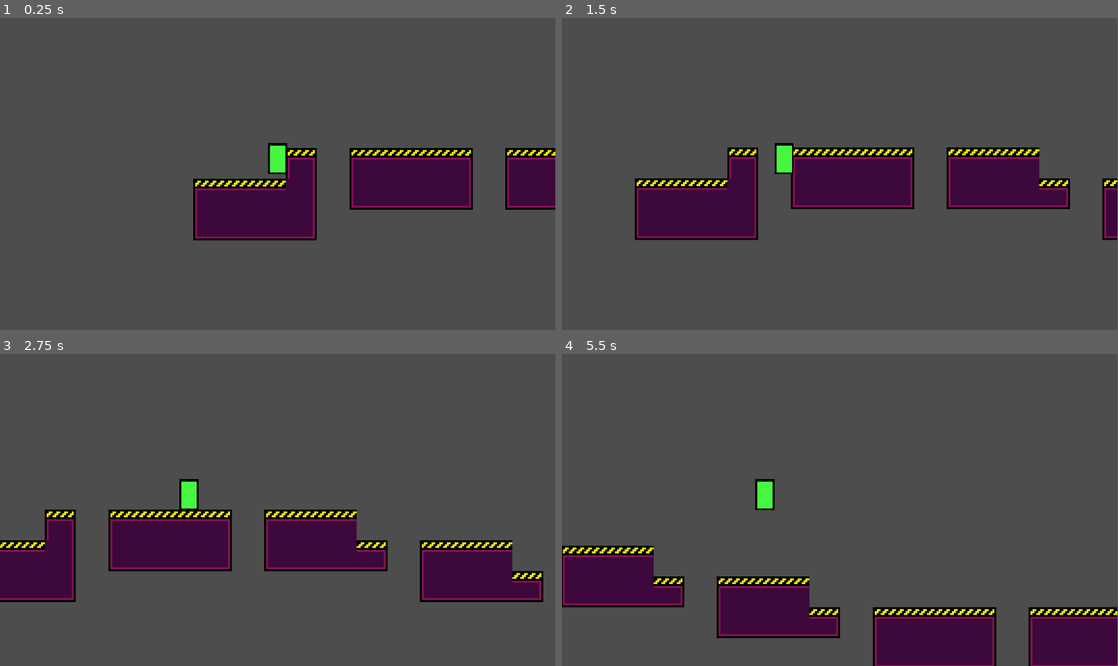
Above: before the commit, frames 1-4 (two rows, left to right).
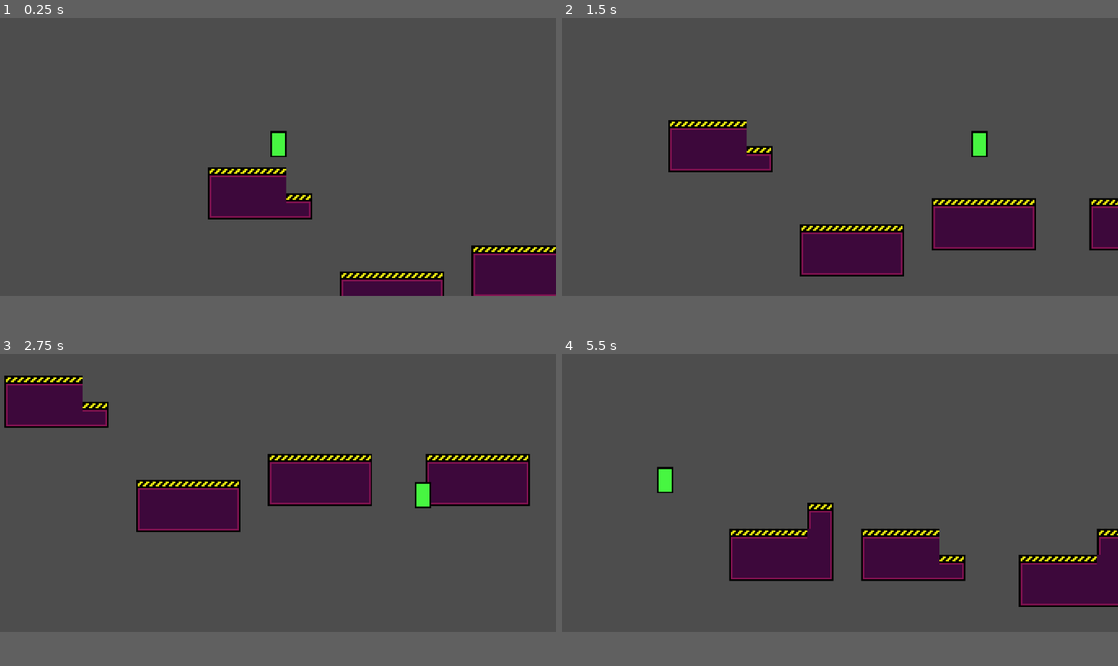
Above: after the commit, the same moments.

Repository: OwlyCode/LD51
Game: Godot game, scene res://main.tscn
The game is run twice, just before and just after one commit, with the same random seed, the same clock (stepped at 60 frames per second) and the same inputs.
Inputs:
- Up to frame 1 (0.25 s): no input
- Up to frame 2 (1.5 s): hold Right (right, bound only after the commit) 0.53-1.28 s; tap Space (jump) at 0.6, 0.77, 1.07, 1.35 s; hold A (left, bound only after the commit) from 1.28 s (still down)
- Up to frame 3 (2.75 s): tap Space (jump) at 1.52, 1.82, 2.1 s; release A (left, bound only after the commit) at 2.03 s; hold Right (right, bound only after the commit) from 2.03 s (still down)
- Up to frame 4 (5.5 s): tap Space (jump) at 2.85, 3.02, 3.32, 3.6, 3.77, 4.07, 4.35, 4.52, 4.82, 5.1 s; release Right (right, bound only after the commit) at 3.53 s; hold A (left, bound only after the commit) from 3.53 s (still down)
In our replay, the window is 799x449 before the commit and 800x400 after it. These sizes can differ from the game's own. Grey fills any space a smaller window leaves; there, only what the larger window draws over its background counts as a difference.

The runs differ from the first frame. In frame 1, 15% of the frame differs, in the area x 34-100%, y 36-90%; in frame 2, 22%; in frame 3, 26%, in the area x 0-98%, y 6-80%; in frame 4, 25%.

Commit message:
Polished player movements

Diff:
--- a/ChunkSpawner.gd
+++ b/ChunkSpawner.gd
@@ -4,6 +4,19 @@
 	preload("res://chunks/flat.tscn"),
 	preload("res://chunks/flat2.tscn"),
 	preload("res://chunks/flat3.tscn"),
+]
+
+const CELL_SIZE = 16
+
+var jump_sizes = [
+	Vector2(16, 0), # short
+	Vector2(32, 0), # wide
+	Vector2(48, 0), # very wide
+	Vector2(16, -16), # short up
+	Vector2(16, -32), # wide up
+	Vector2(16, 16), # short down
+	Vector2(16, 32), # wide down
+	Vector2(16, 48), # leap down
 ]
 
 var last_chunk = null
@@ -33,10 +46,10 @@
 
 func spawn_next():
 	var rand_index:int = randi() % chunks.size()
-
 	var instance = chunks[rand_index].instantiate()
 
-	var jump_size = Vector2.RIGHT * 16
+	rand_index = randi() % jump_sizes.size()
+	var jump_size = jump_sizes[rand_index]
 
 	if last_chunk:
 		instance.global_position = last_chunk.get_node("Exit").global_position - instance.get_node("Entry").position + jump_size
--- a/Player.gd
+++ b/Player.gd
@@ -1,23 +1,21 @@
 extends RigidBody2D
 
-const ALIGN_CORRECTION_FORCE = 1000
+const ALIGN_CORRECTION_FORCE = 100000
 
-# Called when the node enters the scene tree for the first time.
 func _ready():
 	lock_rotation = true
 
-
-# Called every frame. 'delta' is the elapsed time since the previous frame.
 func _process(delta):
-	pass
+	if not $VisibleOnScreenNotifier2d.is_on_screen():
+		get_tree().reload_current_scene()
 
 func _physics_process(delta):
-	if position.x < 0:
-		constant_force = Vector2.RIGHT * ALIGN_CORRECTION_FORCE
-	elif position.x > 0:
-		constant_force = Vector2.LEFT * ALIGN_CORRECTION_FORCE
+	if Input.is_action_pressed("right"):
+		set_axis_velocity(Vector2.RIGHT * 150)
+	elif Input.is_action_pressed("left"):
+		set_axis_velocity(Vector2.LEFT * 150)
 	else:
-		constant_force = Vector2.ZERO
+		set_axis_velocity(Vector2.RIGHT)
 
 	if Input.is_action_just_pressed("jump"):
 		if $LeftGroundChecker.is_colliding() or $RightGroundChecker.is_colliding():
--- a/chunks/chunk.gd
+++ b/chunks/chunk.gd
@@ -10,11 +10,5 @@
 	position += Vector2.LEFT * delta * speed
 
 func _physics_process(delta):
-	if not $VisibleOnScreenNotifier2d.is_on_screen() and was_alive:
-		self.invisible_cooldown -= delta
-
-		if invisible_cooldown < 0:
-			queue_free()
-
-	if $VisibleOnScreenNotifier2d.is_on_screen():
-		was_alive = true
+	if global_position.x < -300:
+		queue_free()
--- a/chunks/flat.tscn
+++ b/chunks/flat.tscn
@@ -5,6 +5,11 @@
 
 [node name="Node2d" type="Node2D"]
 script = ExtResource("1_fgte8")
+
+[node name="StaticBody2d" type="StaticBody2D" parent="."]
+
+[node name="CollisionPolygon2d" type="CollisionPolygon2D" parent="StaticBody2d"]
+polygon = PackedVector2Array(32, 0, 32, 32, -32, 32, -32, 0)
 
 [node name="TileMap" type="TileMap" parent="."]
 texture_filter = 1
@@ -23,4 +28,4 @@
 position = Vector2(32, 0)
 
 [node name="Lowest" type="Node2D" parent="."]
-position = Vector2(0, 32)
+position = Vector2(0, 72)
--- a/chunks/flat2.tscn
+++ b/chunks/flat2.tscn
@@ -5,6 +5,11 @@
 
 [node name="Node2d" type="Node2D"]
 script = ExtResource("1_fgte8")
+
+[node name="StaticBody2d" type="StaticBody2D" parent="."]
+
+[node name="CollisionPolygon2d" type="CollisionPolygon2D" parent="StaticBody2d"]
+polygon = PackedVector2Array(16, 0, 16, 16, 32, 16, 32, 32, -32, 32, -32, 0)
 
 [node name="TileMap" type="TileMap" parent="."]
 texture_filter = 1
@@ -23,4 +28,4 @@
 position = Vector2(32, 16)
 
 [node name="Lowest" type="Node2D" parent="."]
-position = Vector2(0, 32)
+position = Vector2(0, 72)
--- a/chunks/flat3.tscn
+++ b/chunks/flat3.tscn
@@ -23,4 +23,9 @@
 position = Vector2(32, -16)
 
 [node name="Lowest" type="Node2D" parent="."]
-position = Vector2(0, 32)
+position = Vector2(0, 72)
+
+[node name="StaticBody2d" type="StaticBody2D" parent="."]
+
+[node name="CollisionPolygon2d" type="CollisionPolygon2D" parent="StaticBody2d"]
+polygon = PackedVector2Array(16, 0, 16, -16, 32, -16, 32, 32, -32, 32, -32, 0)
--- a/chunks/tileset.tres
+++ b/chunks/tileset.tres
@@ -5,85 +5,25 @@
 [sub_resource type="TileSetAtlasSource" id="TileSetAtlasSource_i6e06"]
 texture = ExtResource("1_e361k")
 0:0/0 = 0
-0:0/0/physics_layer_0/linear_velocity = Vector2(0, 0)
-0:0/0/physics_layer_0/angular_velocity = 0.0
 2:0/0 = 0
-2:0/0/physics_layer_0/linear_velocity = Vector2(0, 0)
-2:0/0/physics_layer_0/angular_velocity = 0.0
-2:0/0/physics_layer_0/polygon_0/points = PackedVector2Array(-8, -8, 8, -8, 8, 8, -8, 8)
 4:0/0 = 0
-4:0/0/physics_layer_0/linear_velocity = Vector2(0, 0)
-4:0/0/physics_layer_0/angular_velocity = 0.0
-4:0/0/physics_layer_0/polygon_0/points = PackedVector2Array(-8, -8, 8, -8, 8, 8, -8, 8)
 5:0/0 = 0
-5:0/0/physics_layer_0/linear_velocity = Vector2(0, 0)
-5:0/0/physics_layer_0/angular_velocity = 0.0
-5:0/0/physics_layer_0/polygon_0/points = PackedVector2Array(-8, -8, 8, -8, 8, 8, -8, 8)
 6:0/0 = 0
-6:0/0/physics_layer_0/linear_velocity = Vector2(0, 0)
-6:0/0/physics_layer_0/angular_velocity = 0.0
-6:0/0/physics_layer_0/polygon_0/points = PackedVector2Array(-8, -8, 8, -8, 8, 8, -8, 8)
 2:2/0 = 0
-2:2/0/physics_layer_0/linear_velocity = Vector2(0, 0)
-2:2/0/physics_layer_0/angular_velocity = 0.0
-2:2/0/physics_layer_0/polygon_0/points = PackedVector2Array(-8, -8, 8, -8, 8, 8, -8, 8)
 4:2/0 = 0
-4:2/0/physics_layer_0/linear_velocity = Vector2(0, 0)
-4:2/0/physics_layer_0/angular_velocity = 0.0
-4:2/0/physics_layer_0/polygon_0/points = PackedVector2Array(-8, -8, 8, -8, 8, 8, -8, 8)
 5:2/0 = 0
-5:2/0/physics_layer_0/linear_velocity = Vector2(0, 0)
-5:2/0/physics_layer_0/angular_velocity = 0.0
-5:2/0/physics_layer_0/polygon_0/points = PackedVector2Array(-8, -8, 8, -8, 8, 8, -8, 8)
 6:2/0 = 0
-6:2/0/physics_layer_0/linear_velocity = Vector2(0, 0)
-6:2/0/physics_layer_0/angular_velocity = 0.0
-6:2/0/physics_layer_0/polygon_0/points = PackedVector2Array(-8, -8, 8, -8, 8, 8, -8, 8)
 2:3/0 = 0
-2:3/0/physics_layer_0/linear_velocity = Vector2(0, 0)
-2:3/0/physics_layer_0/angular_velocity = 0.0
-2:3/0/physics_layer_0/polygon_0/points = PackedVector2Array(-8, -8, 8, -8, 8, 8, -8, 8)
 4:3/0 = 0
-4:3/0/physics_layer_0/linear_velocity = Vector2(0, 0)
-4:3/0/physics_layer_0/angular_velocity = 0.0
-4:3/0/physics_layer_0/polygon_0/points = PackedVector2Array(-8, -8, 8, -8, 8, 8, -8, 8)
 5:3/0 = 0
-5:3/0/physics_layer_0/linear_velocity = Vector2(0, 0)
-5:3/0/physics_layer_0/angular_velocity = 0.0
-5:3/0/physics_layer_0/polygon_0/points = PackedVector2Array(-8, -8, 8, -8, 8, 8, -8, 8)
 6:3/0 = 0
-6:3/0/physics_layer_0/linear_velocity = Vector2(0, 0)
-6:3/0/physics_layer_0/angular_velocity = 0.0
-6:3/0/physics_layer_0/polygon_0/points = PackedVector2Array(-8, -8, 8, -8, 8, 8, -8, 8)
 2:4/0 = 0
-2:4/0/physics_layer_0/linear_velocity = Vector2(0, 0)
-2:4/0/physics_layer_0/angular_velocity = 0.0
-2:4/0/physics_layer_0/polygon_0/points = PackedVector2Array(-8, -8, 8, -8, 8, 8, -8, 8)
 4:4/0 = 0
-4:4/0/physics_layer_0/linear_velocity = Vector2(0, 0)
-4:4/0/physics_layer_0/angular_velocity = 0.0
-4:4/0/physics_layer_0/polygon_0/points = PackedVector2Array(-8, -8, 8, -8, 8, 8, -8, 8)
 5:4/0 = 0
-5:4/0/physics_layer_0/linear_velocity = Vector2(0, 0)
-5:4/0/physics_layer_0/angular_velocity = 0.0
-5:4/0/physics_layer_0/polygon_0/points = PackedVector2Array(-8, -8, 8, -8, 8, 8, -8, 8)
 6:4/0 = 0
-6:4/0/physics_layer_0/linear_velocity = Vector2(0, 0)
-6:4/0/physics_layer_0/angular_velocity = 0.0
-6:4/0/physics_layer_0/polygon_0/points = PackedVector2Array(-8, -8, 8, -8, 8, 8, -8, 8)
 3:6/0 = 0
-3:6/0/physics_layer_0/linear_velocity = Vector2(0, 0)
-3:6/0/physics_layer_0/angular_velocity = 0.0
-3:6/0/physics_layer_0/polygon_0/points = PackedVector2Array(-8, -8, 8, -8, 8, 8, -8, 8)
 5:6/0 = 0
-5:6/0/physics_layer_0/linear_velocity = Vector2(0, 0)
-5:6/0/physics_layer_0/angular_velocity = 0.0
-5:6/0/physics_layer_0/polygon_0/points = PackedVector2Array(-8, -8, 8, -8, 8, 8, -8, 8)
 5:7/0 = 0
-5:7/0/physics_layer_0/linear_velocity = Vector2(0, 0)
-5:7/0/physics_layer_0/angular_velocity = 0.0
-5:7/0/physics_layer_0/polygon_0/points = PackedVector2Array(-8, -8, 8, -8, 8, 8, -8, 8)
 
 [resource]
-physics_layer_0/collision_layer = 1
 sources/0 = SubResource("TileSetAtlasSource_i6e06")
--- a/main.tscn
+++ b/main.tscn
@@ -13,7 +13,7 @@
 [node name="Camera2d" type="Camera2D" parent="."]
 position = Vector2(0, -31)
 current = true
-zoom = Vector2(4, 4)
+zoom = Vector2(3, 3)
 script = ExtResource("2_tbqe3")
 
 [node name="Player" parent="." instance=ExtResource("2_5gbvf")]
--- a/player.tscn
+++ b/player.tscn
@@ -1,18 +1,23 @@
-[gd_scene load_steps=5 format=3 uid="uid://c3ijc54xdmkip"]
+[gd_scene load_steps=6 format=3 uid="uid://c3ijc54xdmkip"]
 
 [ext_resource type="Texture2D" uid="uid://dqwnwknka4yjm" path="res://arts/tileset.png" id="1_inwfj"]
 [ext_resource type="Script" path="res://Player.gd" id="1_r28ip"]
+
+[sub_resource type="PhysicsMaterial" id="PhysicsMaterial_dmtd2"]
+friction = 0.0
 
 [sub_resource type="AtlasTexture" id="AtlasTexture_ptuk1"]
 atlas = ExtResource("1_inwfj")
 region = Rect2(2.91798, -0.27776, 10.082, 16.5781)
 
-[sub_resource type="CapsuleShape2D" id="CapsuleShape2D_71gn2"]
-radius = 5.0
+[sub_resource type="CapsuleShape2D" id="CapsuleShape2D_xiens"]
+radius = 4.0
 height = 16.0
 
 [node name="Player" type="RigidBody2D"]
 mass = 80.0
+physics_material_override = SubResource("PhysicsMaterial_dmtd2")
+continuous_cd = 2
 script = ExtResource("1_r28ip")
 
 [node name="Sprite2d" type="Sprite2D" parent="."]
@@ -21,7 +26,7 @@
 
 [node name="CollisionShape2d" type="CollisionShape2D" parent="."]
 position = Vector2(0, -8)
-shape = SubResource("CapsuleShape2D_71gn2")
+shape = SubResource("CapsuleShape2D_xiens")
 
 [node name="RightGroundChecker" type="RayCast2D" parent="."]
 position = Vector2(5, 0)
@@ -32,3 +37,7 @@
 position = Vector2(-5, 0)
 target_position = Vector2(0, 1)
 hit_from_inside = true
+
+[node name="VisibleOnScreenNotifier2d" type="VisibleOnScreenNotifier2D" parent="."]
+position = Vector2(0, -8)
+scale = Vector2(0.5, 0.8)
--- a/project.godot
+++ b/project.godot
@@ -15,6 +15,12 @@
 config/features=PackedStringArray("4.0", "Forward Plus")
 config/icon="res://icon.svg"
 
+[display]
+
+window/size/viewport_width=1024
+window/size/viewport_height=512
+window/stretch/mode="viewport"
+
 [input]
 
 jump={
@@ -23,3 +29,15 @@
 , Object(InputEventMouseButton,"resource_local_to_scene":false,"resource_name":"","device":-1,"window_id":0,"alt_presse …(227 unchanged characters)…
 ]
 }
+left={
+"deadzone": 0.5,
+"events": [Object(InputEventKey,"resource_local_to_scene":false,"resource_name":"","device":0,"window_id":0,"alt_pressed":false,"shift_pressed":false,"ctrl_pressed":false,"meta_pressed":false,"pressed":false,"keycode":0,"physical_keycode":65,"unicode":0,"echo":false,"script":null)
+, Object(InputEventKey,"resource_local_to_scene":false,"resource_name":"","device":0,"window_id":0,"alt_pressed":false,"shift_pressed":false,"ctrl_pressed":false,"meta_pressed":false,"pressed":false,"keycode":0,"physical_keycode":4194319,"unicode":0,"echo":false,"script":null)
+]
+}
+right={
+"deadzone": 0.5,
+"events": [Object(InputEventKey,"resource_local_to_scene":false,"resource_name":"","device":0,"window_id":0,"alt_pressed":false,"shift_pressed":false,"ctrl_pressed":false,"meta_pressed":false,"pressed":false,"keycode":0,"physical_keycode":4194321,"unicode":0,"echo":false,"script":null)
+, Object(InputEventKey,"resource_local_to_scene":false,"resource_name":"","device":0,"window_id":0,"alt_pressed":false,"shift_pressed":false,"ctrl_pressed":false,"meta_pressed":false,"pressed":false,"keycode":0,"physical_keycode":68,"unicode":0,"echo":false,"script":null)
+]
+}
Binary file changed: art-sources/tileset.aseprite
Not shown, added: TODO
